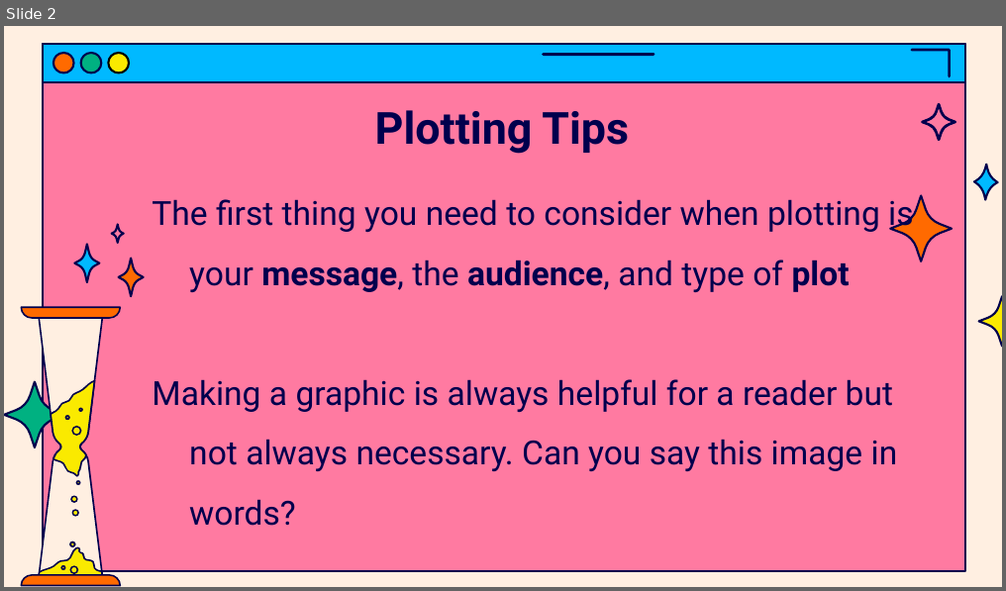
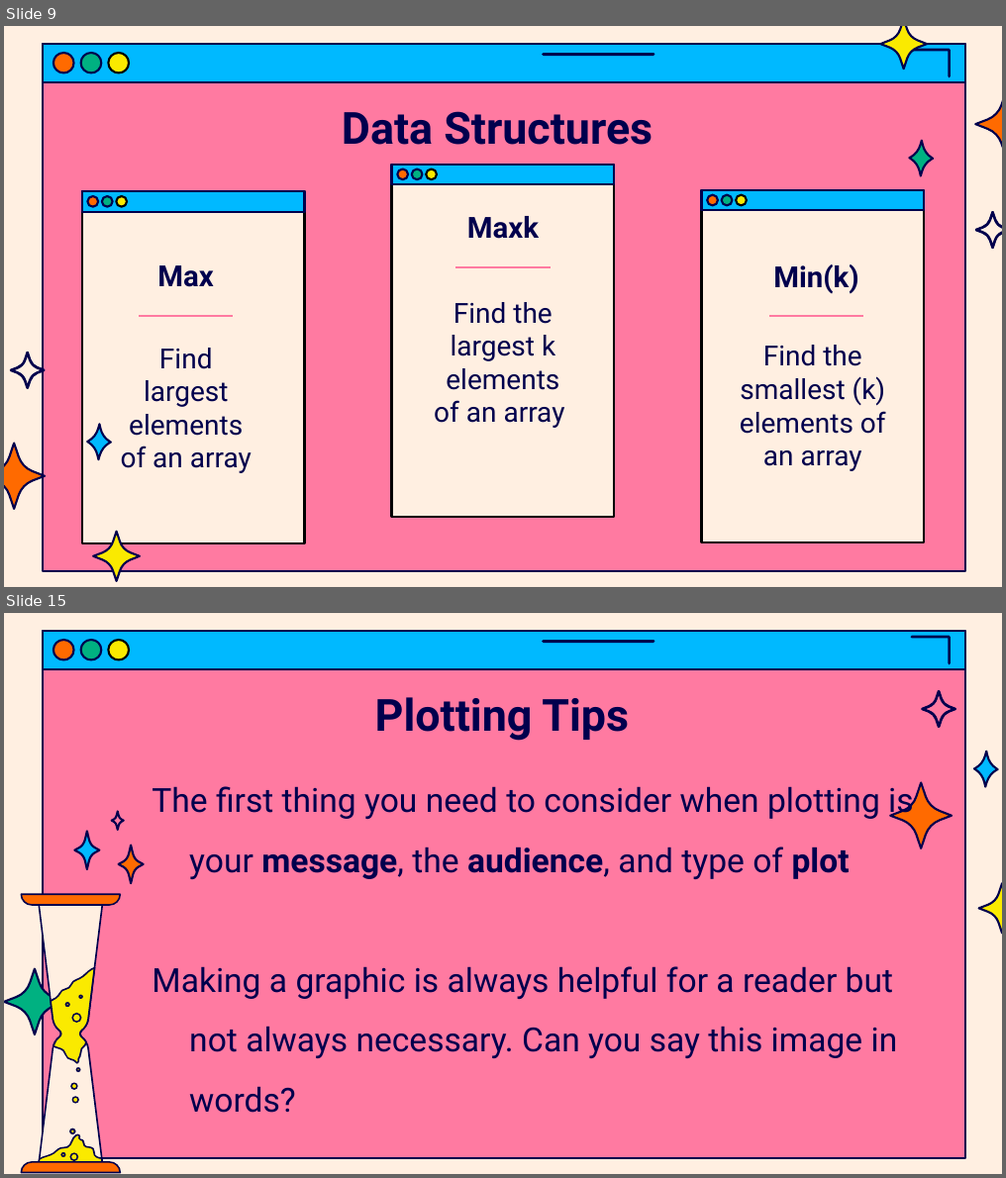
Before and after one commit to jasondsc/MATDRAB2MATFAB, a slide deck: slides/MATLAB_class_4.pptx. Shown one above the other, each under a label of ours: slide 2 before the commit, slides 9 and 15 after it; the slides between them are not shown. The pictures are 1006x591 and 1006x1178 pixels, drawn with LibreOffice and Linux fonts; fonts in the diff are those of the drawing. Boxes give left, top, right and bottom in pixels: in the first picture for what was removed or moved away, otherwise in the second. Text is boxed around its words. In the diff, an @@ line names an element or a change of style, - is before the commit and + after.

```diff
--- a/slides/MATLAB_class_4.pptx
+++ b/slides/MATLAB_class_4.pptx
@@ slide 9 added at [4,26,1002,587], background #FFEFE1; not listed: 7 template elements that a slide beside it also shows @@
@@ freeform shape added at [880,26,926,69], fill #FAEA00, outline #00004D 1.5 pt @@
@@ title added at [342,111,652,145], 32 pt, text #00004D, bold @@
+Data Structures
@@ freeform shape added at [975,91,1002,157], fill #FF6A00, outline #00004D 1.5 pt @@
@@ freeform shape added at [909,141,933,176], fill #00B181, outline #00004D 1.5 pt @@
@@ group added at [391,165,614,517]: 5 freeform shapes @@
@@ group added at [82,191,304,544]: 5 freeform shapes @@
@@ group added at [702,190,924,543]: 5 freeform shapes @@
@@ title added at [467,216,539,239], 21 pt, text #00004D, bold @@
+Maxk
@@ freeform shape added at [975,211,1002,249], fill #00004D, outline #00004D 0.75 pt @@
@@ title added at [157,266,213,287], 21 pt, text #00004D, bold @@
+Max
@@ line added from (456, 268) to (549, 268), #FF7AA1 1.5 pt @@
@@ title added at [773,265,858,294], 21 pt, text #00004D, bold @@
+Min(k)
@@ line added from (139, 315) to (234, 315), #FF7AA1 1.5 pt @@
@@ text added at [434,302,565,428], 20 pt, text #00004D @@
+Find the largest k elements of an array
@@ line added from (769, 316) to (863, 316), #FF7AA1 1.5 pt @@
@@ subtitle added at [121,348,252,473], 20 pt, text #00004D @@
+Find largest elements of an array
@@ text added at [740,345,886,472], 20 pt, text #00004D @@
+Find the smallest (k) elements of an array
@@ freeform shape added at [10,353,44,389], fill #00004D, outline #00004D 0.75 pt @@
@@ freeform shape added at [87,424,111,460], fill #00B9FF, outline #00004D 1.5 pt @@
@@ freeform shape added at [4,443,44,509], fill #FF6A00, outline #00004D 1.5 pt @@
@@ freeform shape added at [93,532,139,581], fill #FAEA00, outline #00004D 1.5 pt @@
@@ what was slide 2 is now slide 15 @@
```
Also in this commit, not shown: 1 slide changed, 12 other slides added, 10 other files.
